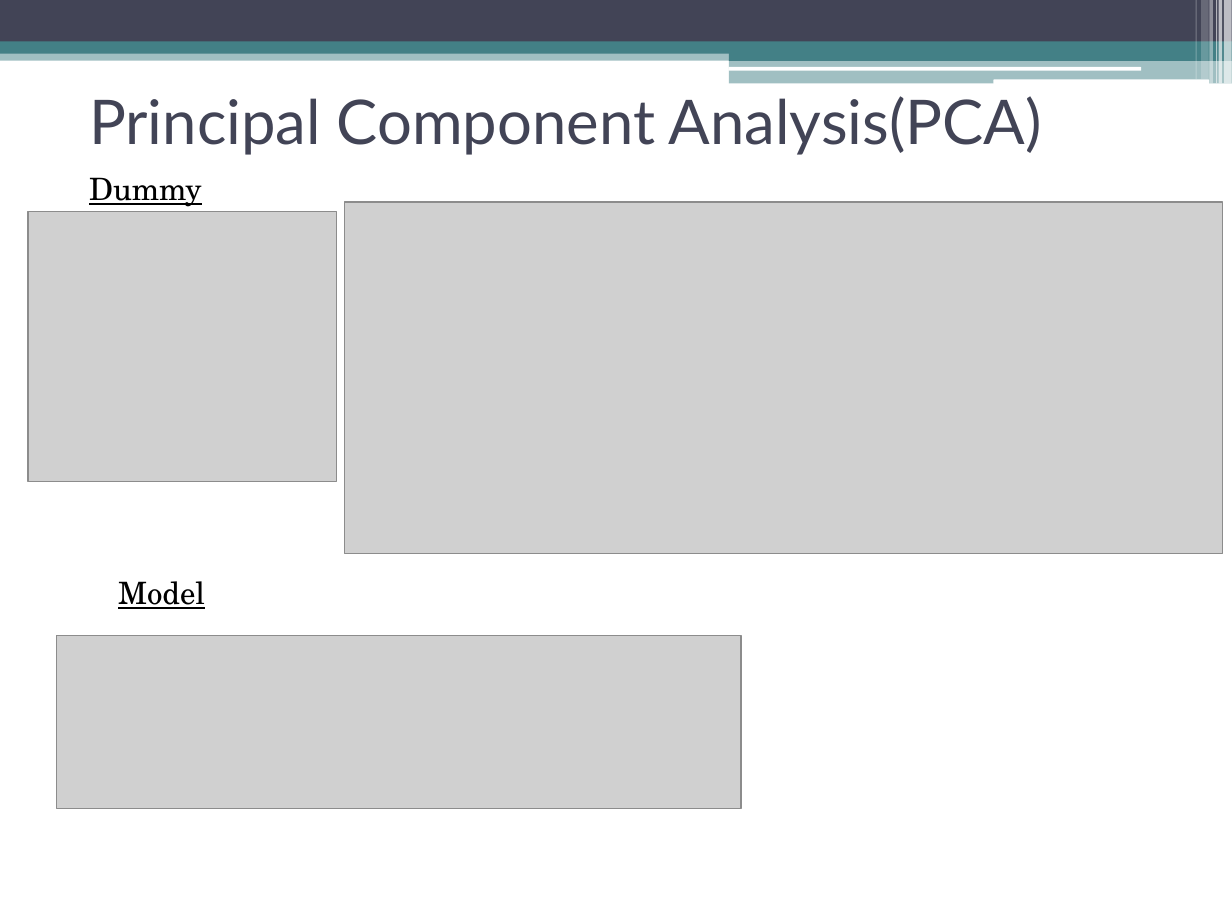
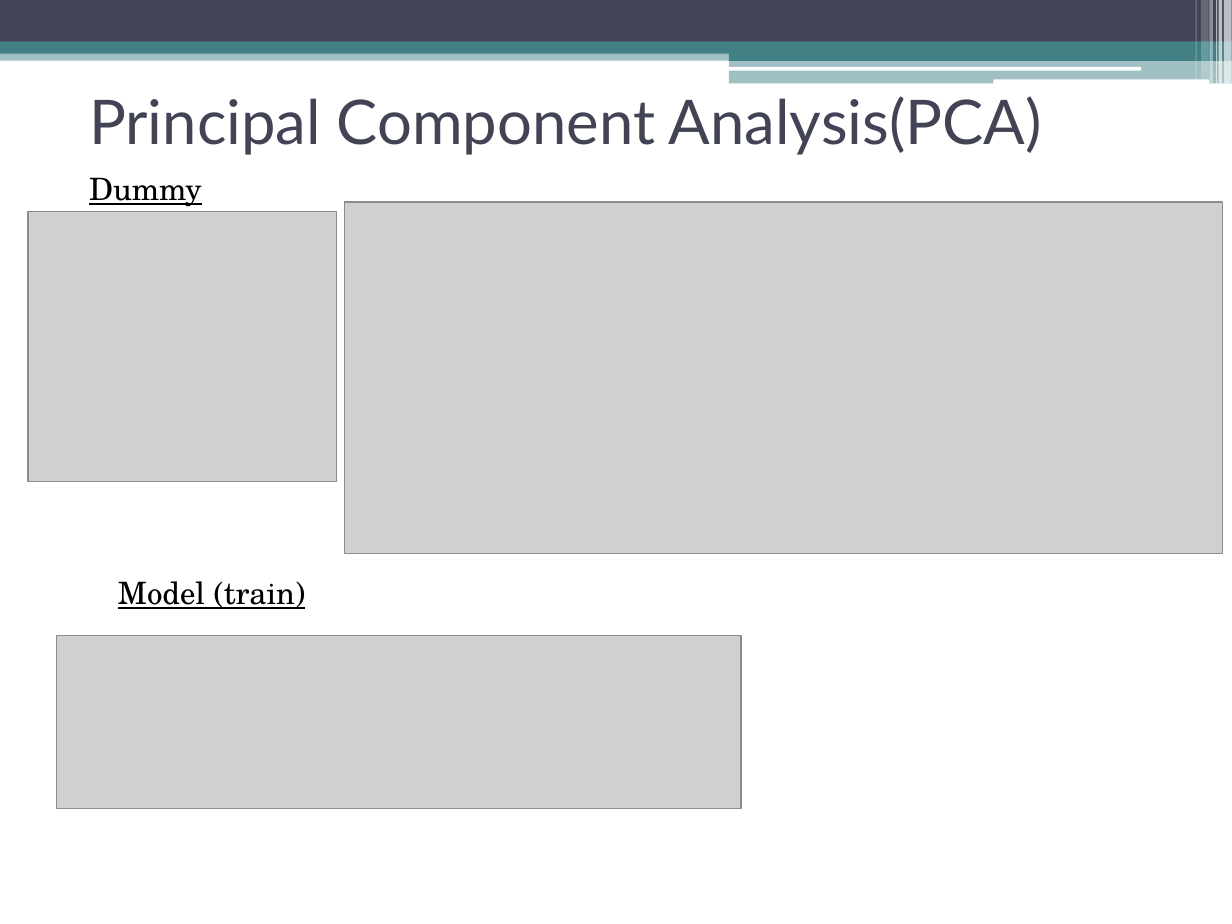
Before and after one commit to Kodluyoruz-Ankara-Veri-Bilimi/assignment_Beyza, a slide deck: slide 12 of homework2/homework2.pptx. Drawn at 1232x924 pixels with LibreOffice and Linux fonts; fonts in the diff are those of the drawing; grey boxes stand for pictures. Boxes give left, top, right and bottom in pixels: in the first picture for what was removed or moved away, otherwise in the second. Text is boxed around its words. In the diff, an @@ line names an element or a change of style, - is before the commit and + after.

```diff
--- a/homework2/homework2.pptx
+++ b/homework2/homework2.pptx
@@ text at [118,581,306,609]: text changed @@
-Model
+Model (train)
```
Also in this commit, not shown: 1 slide added, 1 slide removed.
